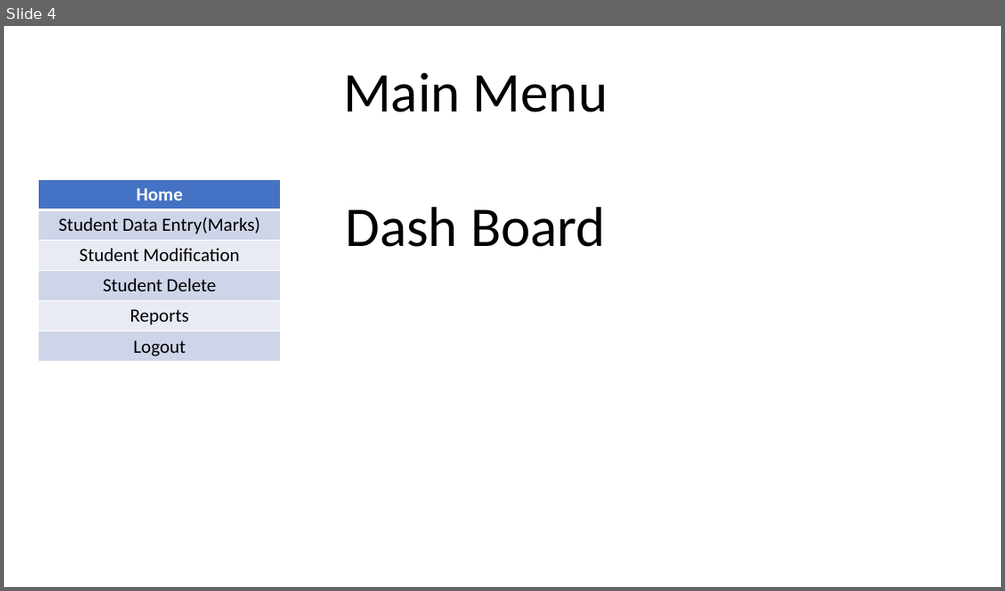
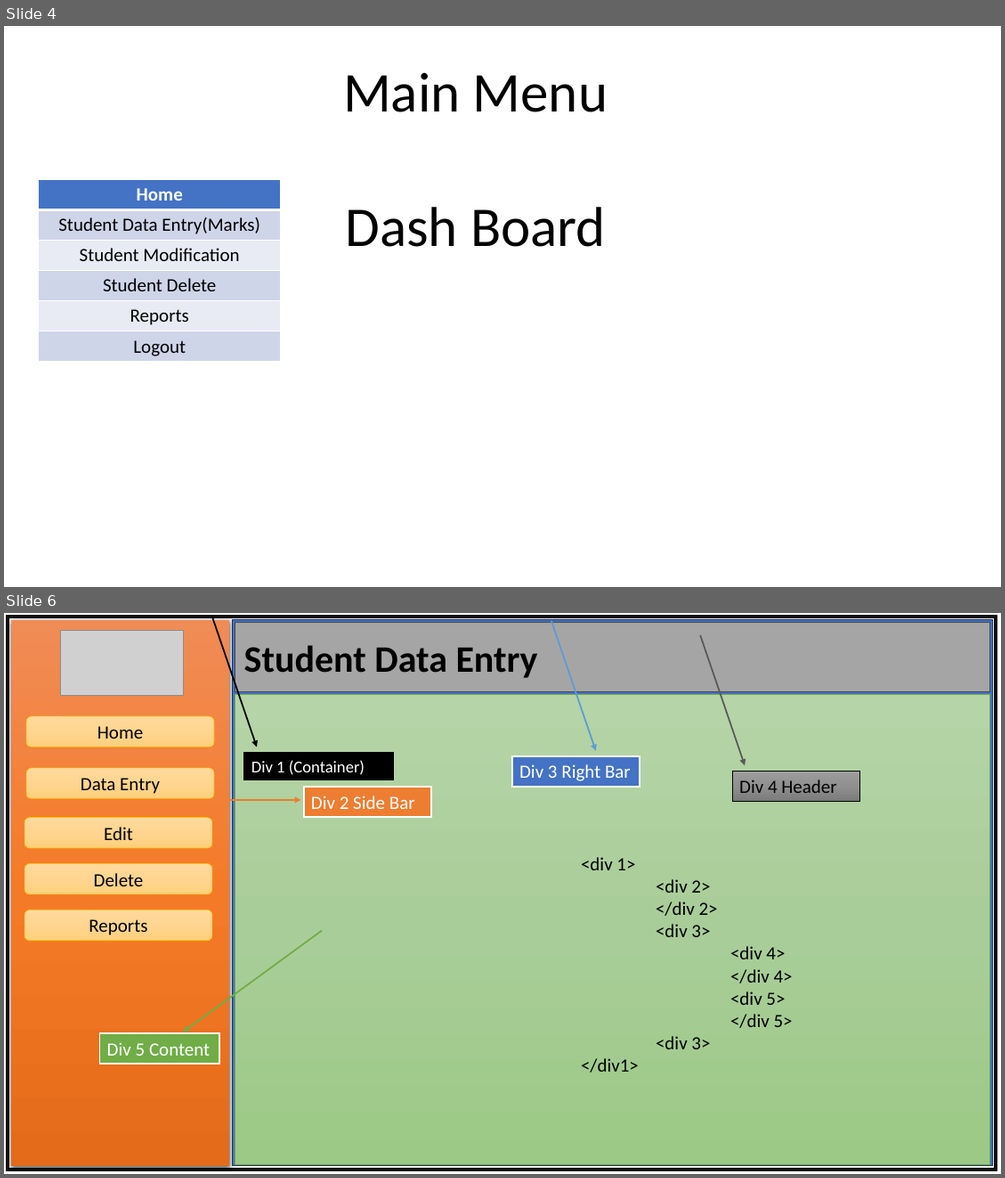
Before and after one commit to phanikumar1666/student_react_project, a slide deck: project.pptx. Shown one above the other, each under a label of ours: slide 4 before the commit, slides 4 and 6 after it; the slides between them are not shown. The pictures are 1005x591 and 1005x1178 pixels, drawn with LibreOffice and Linux fonts; fonts in the diff are those of the drawing; grey boxes stand for pictures. Boxes give left, top, right and bottom in pixels: in the first picture for what was removed or moved away, otherwise in the second. Text is boxed around its words. In the diff, an @@ line names an element or a change of style, - is before the commit and + after.

```diff
--- a/project.pptx
+++ b/project.pptx
@@ slide 6 added at (x1=4, y1=613, x2=1001, y2=1174), background #FFFFFF @@
@@ rectangle added at (x1=8, y1=617, x2=995, y2=1169), fill #F2F2F2, outline #0D0D0D 3 pt @@
@@ rectangle added at (x1=11, y1=620, x2=229, y2=1166), fill gradient #F18C57 to #F67B28 to #E56C19 @@
@@ picture added at (x1=61, y1=631, x2=183, y2=695) @@
@@ arrow added from (212, 617) to (257, 747), #000000 1.5 pt @@
@@ rectangle added at (x1=232, y1=620, x2=993, y2=1166), fill #4472C4, outline #1E3256 1 pt @@
@@ rectangle added at (x1=235, y1=623, x2=989, y2=691), fill #A5A5A5, outline #484848 1 pt @@
@@ arrow added from (551, 620) to (596, 751), #5B9BD5 1.5 pt @@
@@ arrow added from (700, 635) to (745, 765), #595959 1.5 pt @@
@@ text added at (x1=244, y1=645, x2=538, y2=678), 36 pt, text #000000, bold @@
+Student Data Entry
@@ rounded rectangle added at (x1=26, y1=716, x2=214, y2=747), fill gradient #FFDB9E to #FFD590 to #FFD07C, outline #FFC000 0.5 pt, 18 pt, text #000000 @@
+Home
@@ rectangle added at (x1=235, y1=695, x2=989, y2=1164), fill gradient #B5D5A7 to #AACE9A to #9CC987, outline #70AD47 0.5 pt @@
@@ rounded rectangle added at (x1=26, y1=768, x2=214, y2=798), fill gradient #FFDB9E to #FFD590 to #FFD07C, outline #FFC000 0.5 pt, 18 pt, text #000000 @@
+Data Entry
@@ rectangle added at (x1=244, y1=752, x2=393, y2=779), fill #000000, outline #000000 1 pt, 16 pt, text #FFFFFF @@
+Div 1 (Container)
@@ rectangle added at (x1=512, y1=755, x2=640, y2=786), fill #4472C4, outline #FFFFFF 1.5 pt, 18 pt, text #FFFFFF @@
+Div 3 Right Bar
@@ rectangle added at (x1=732, y1=771, x2=860, y2=801), fill gradient #9D9D9D to #909090 to #7C7C7C, outline #000000 0.5 pt, 18 pt, text #000000 @@
+Div 4 Header
@@ rectangle added at (x1=304, y1=787, x2=432, y2=817), fill #ED7D31, outline #FFFFFF 1.5 pt, 18 pt, text #FFFFFF @@
+Div 2 Side Bar
@@ rounded rectangle added at (x1=25, y1=817, x2=212, y2=848), fill gradient #FFDB9E to #FFD590 to #FFD07C, outline #FFC000 0.5 pt, 18 pt, text #000000 @@
+Edit
@@ arrow added from (229, 800) to (301, 800), #ED7D31 1.5 pt @@
@@ rounded rectangle added at (x1=25, y1=863, x2=212, y2=894), fill gradient #FFDB9E to #FFD590 to #FFD07C, outline #FFC000 0.5 pt, 18 pt, text #000000 @@
+Delete
@@ text added at (x1=581, y1=857, x2=793, y2=1049), 18 pt, text #000000 @@
+<div 1>
+<div 2>
+</div 2>
+<div 3>
+<div 4>
+</div 4>
+<div 5>
+</div 5>
+<div 3>
+</div1>
@@ rounded rectangle added at (x1=25, y1=910, x2=212, y2=941), fill gradient #FFDB9E to #FFD590 to #FFD07C, outline #FFC000 0.5 pt, 18 pt, text #000000 @@
+Reports
@@ arrow added from (322, 930) to (183, 1032), #70AD47 1.5 pt @@
@@ rectangle added at (x1=100, y1=1033, x2=219, y2=1063), fill #70AD47, outline #FFFFFF 1.5 pt, 18 pt, text #FFFFFF @@
+Div 5 Content
```
Also in this commit, not shown: 1 slide changed, 10 other slides added, 12 other files.
